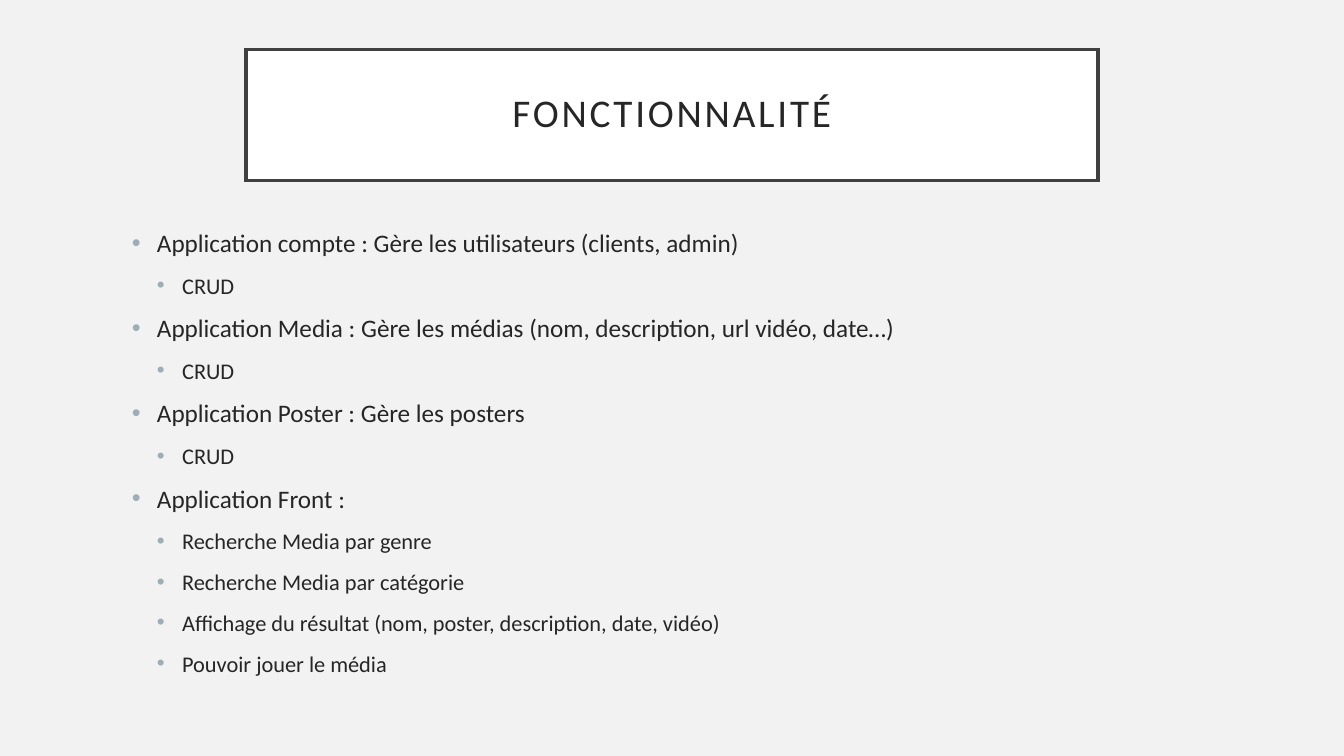
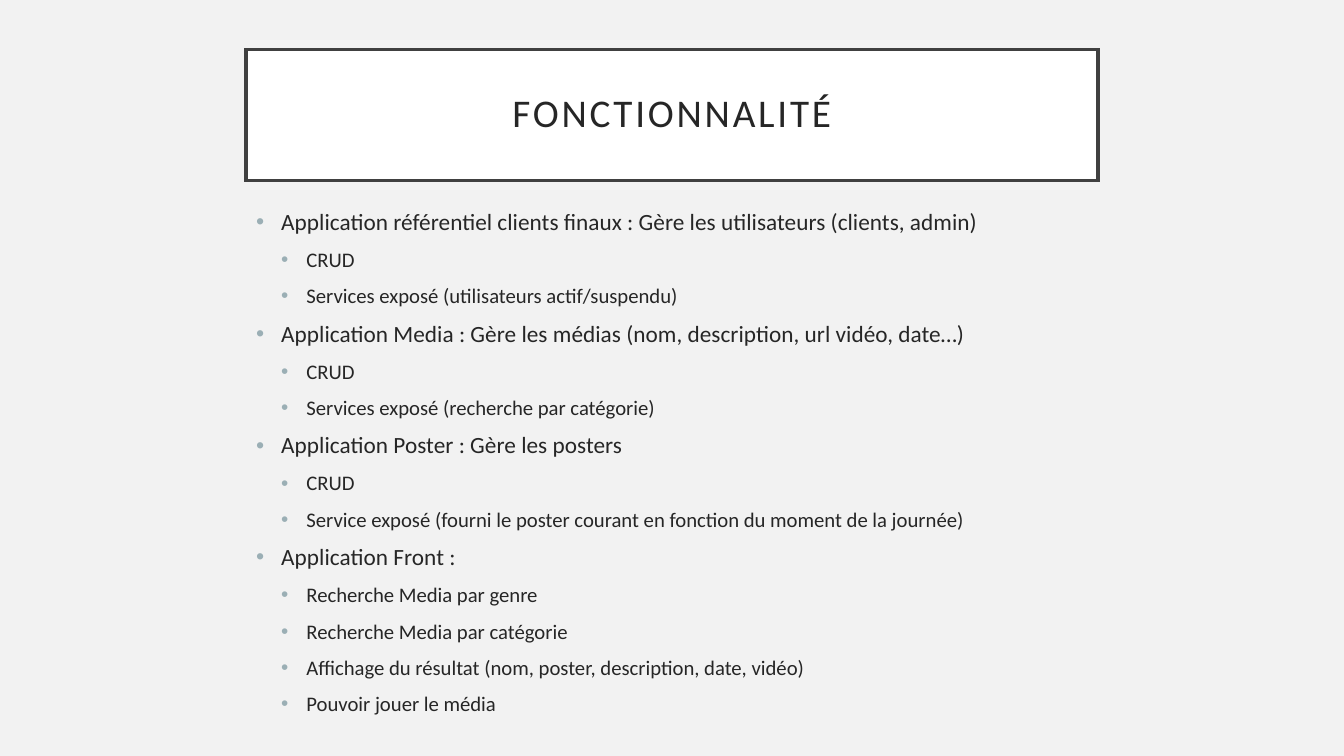
Before and after one commit to hugoj78/servicewebnetflixdocker, a slide deck: slide 3 of Presentation.pptx. Drawn at 1344x756 pixels with LibreOffice and Linux fonts; fonts in the diff are those of the drawing. Boxes give left, top, right and bottom in pixels: in the first picture for what was removed or moved away, otherwise in the second. Text is boxed around its words. In the diff, an @@ line names an element or a change of style, - is before the commit and + after.

```diff
--- a/Presentation.pptx
+++ b/Presentation.pptx
@@ text "Application référentiel clients finaux : ..." moved from (x1=157, y1=234, x2=894, y2=676) to (x1=281, y1=213, x2=977, y2=715) @@
@@ text at (x1=281, y1=213, x2=977, y2=234): text changed; size 18 to 16.6 pt @@
-• Application compte : Gère les utilisateurs (clients, admin)
+• Application référentiel clients finaux : Gère les utilisateurs (clients, admin)
@@ text at (x1=281, y1=253, x2=964, y2=715): size 16 to 14.8 pt in "CRUD", "CRUD", "CRUD", "Recherche Media par genre" and 3 more places; size 18 to 16.6 pt in "Application Media : Gère les médias (nom, ...", "Application Poster : Gère les posters", "Application Front :"; line spacing 1 to 0.9 @@
@@ text at (x1=306, y1=288, x2=677, y2=307): paragraph added @@
+  • Services exposé (utilisateurs actif/suspendu)
@@ text at (x1=306, y1=400, x2=654, y2=419): paragraph added @@
+  • Services exposé (recherche par catégorie)
@@ text at (x1=306, y1=512, x2=964, y2=531): paragraph added @@
+  • Service exposé (fourni le poster courant en fonction du moment de la journée)
```
Also in this commit, not shown: 5 other slides changed, 2 slides added.
